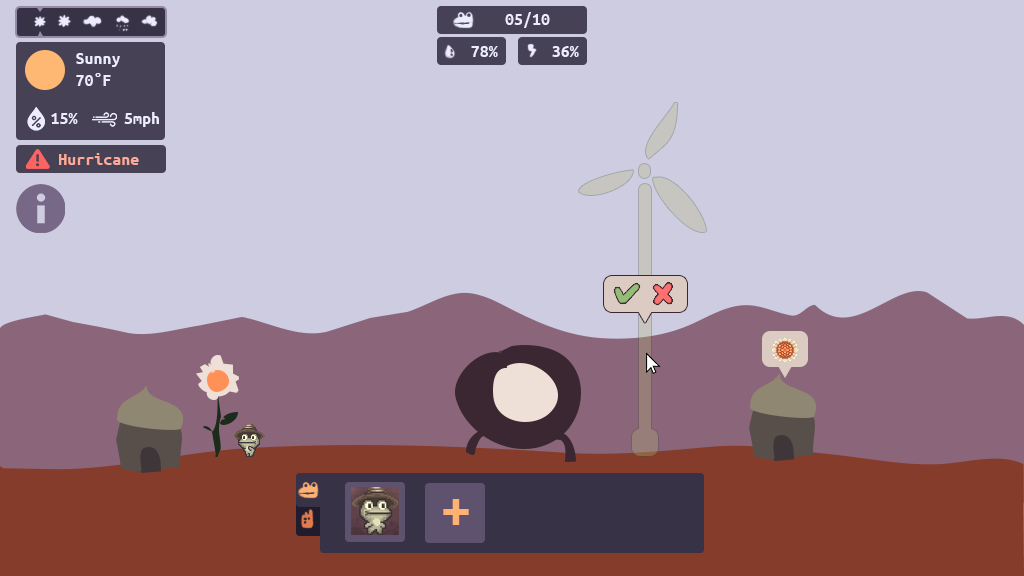
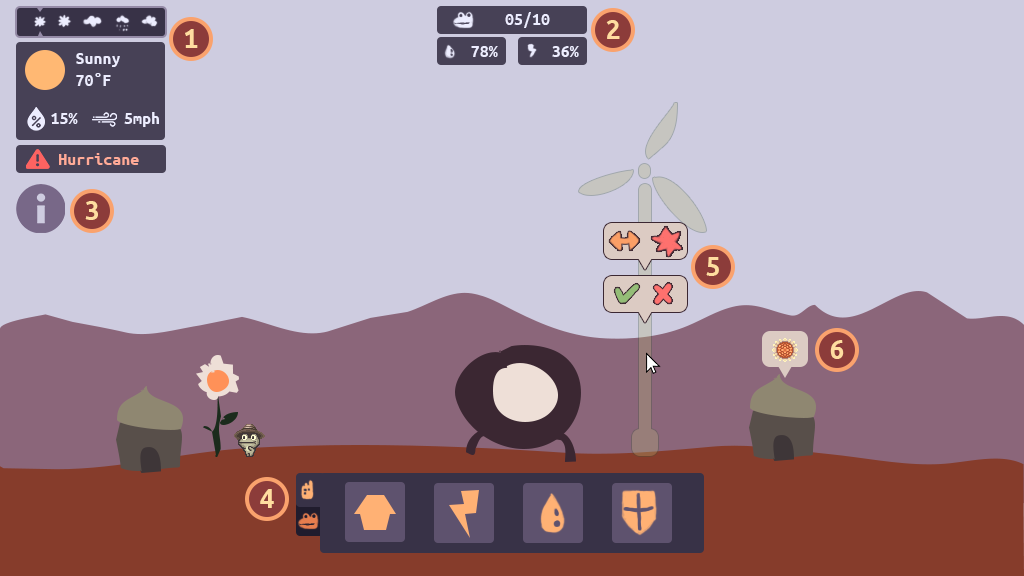
Layers edited between the first and the second w=1024, h=576 image:
added group "bulletpoints structure" with 18 layers above "hud" over [70, 8, 859, 521]
added group "06" with 2 layers in group "bulletpoints structure" over [815, 328, 859, 372]
added layer "6" in group "06" over [830, 340, 844, 359]
added layer "Ellipse 3" (1st of 6, in "bulletpoints structure" › "06") in group "06" over [815, 328, 859, 372]
added group "05" with 2 layers in group "bulletpoints structure" over [691, 245, 735, 289]
added layer "Ellipse 3" (2nd of 6, in "bulletpoints structure" › "05") in group "05" over [691, 245, 735, 289]
added group "04" with 2 layers in group "bulletpoints structure" over [245, 477, 289, 521]
added layer "4" in group "04" over [260, 489, 274, 508]
added layer "Ellipse 3" (3rd of 6, in "bulletpoints structure" › "04") in group "04" over [245, 477, 289, 521]
added group "03" with 2 layers in group "bulletpoints structure" over [70, 189, 114, 233]
added layer "Ellipse 3" (4th of 6, in "bulletpoints structure" › "03") in group "03" over [70, 189, 114, 233]
added group "02" with 2 layers in group "bulletpoints structure" over [591, 8, 635, 52]
added layer "Ellipse 3" (5th of 6, in "bulletpoints structure" › "02") in group "02" over [591, 8, 635, 52]
added group "01" with 2 layers in group "bulletpoints structure" over [169, 17, 213, 61]
added layer "Ellipse 3" (6th of 6, in "bulletpoints structure" › "01") in group "01" over [169, 17, 213, 61]
hid group "frog roles" (25 layers) over [296, 473, 704, 553]
added group "modify confirmation" with 2 layers in group "structure placement" over [604, 223, 687, 270]
added layer "Layer 12" (1st of 2, in "structure placement" › "modify confirmation") in group "modify confirmation" over [609, 226, 683, 257]
added layer "Triangle 1 copy" (1st of 2, in "structure placement" › "modify confirmation") in group "modify confirmation" over [604, 223, 687, 270]
…and 4 more changes (4 added)
